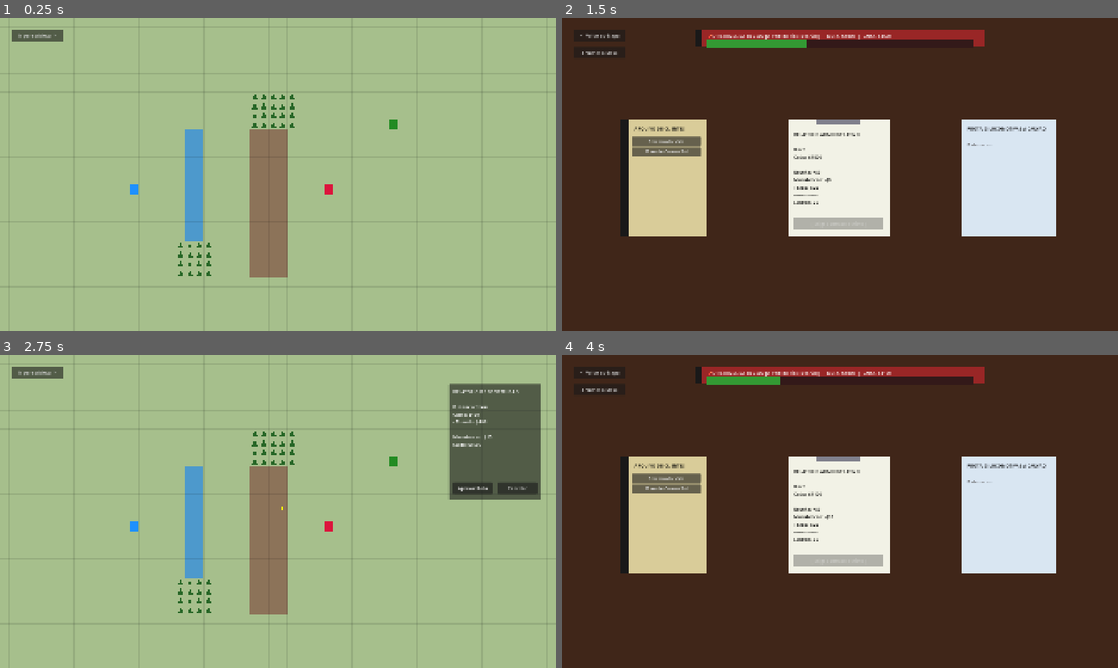
Above: before the commit, frames 1-4 (two rows, left to right).
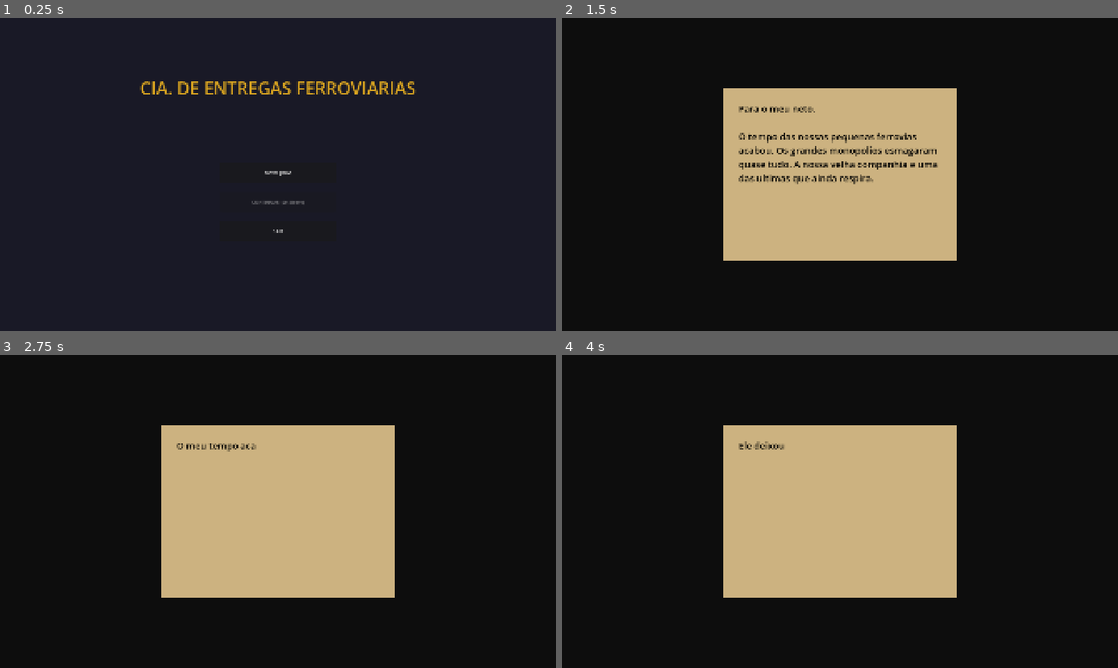
Above: after the commit, the same moments.

Repository: jonathanhenriques/Entregas_Ferroviarias
Game: Godot game, scene res://Main.tscn
Same seed, same stepped clock (60 frames per second), same inputs: the game is played once before the commit and once after it. The project has no main scene, so this scene is started directly.
Inputs (mouse positions are in pixels of both pictures, inside the frame that each line leads up to):
- Up to frame 1 (0.25 s): no input
- Up to frame 2 (1.5 s): click (840, 174) at 0.5 s, where only the run after the commit has a clickable "NOVO JOGO"; click (600, 36) at 1.25 s, where only the run before the commit has a clickable "Ir para a Mesa ->"
- Up to frame 3 (2.75 s): click (38, 373) at 2 s, where only the run before the commit has a clickable "<- Voltar ao Mapa"
- Up to frame 4 (4 s): click (1034, 489) at 2.75 s, where only the run before the commit has a clickable "Aprovar Rota"; click (600, 373) at 3.5 s, where only the run before the commit has a clickable "Ir para a Mesa ->"

The runs differ from the first frame. In frame 1, 100% of the frame differs, in the area x 0-100%, y 0-100%; in frame 2, 99%; in frame 3, 100%; in frame 4, 99%.

Commit message:
impl menu inicial do jogo. carta introdutória para o player com a história do jogo

Diff:
--- a/Main.gd
+++ b/Main.gd
@@ -10,18 +10,159 @@
 var btn_esc_quit: Button
 var is_esc_open: bool = false
 
+# =======================================
+# NOVO: MENU PRINCIPAL E CARTA DE INTRO
+# =======================================
+var menu_layer: CanvasLayer
+var letter_layer: CanvasLayer
+var letter_label: Label
+var letter_bg: ColorRect
+
+var intro_texts: Array[String] = [
+	"Para o meu neto.\n\nO tempo das nossas pequenas ferrovias acabou. Os grandes monopolios esmagaram quase tudo. A nossa velha companhia e uma das ultimas que ainda respira.",
+	"O meu tempo acabou, mas as cidades ainda precisam de nos. O Bear, o meu velho socio, vai precisar de ti para manter os trens a andar. Nao e um trabalho bonito, mas e vital.",
+	"Ele deixou os papeis na tua mesa.\n\nA partir de hoje, o peso dos trilhos e teu.\n\nBoa sorte."
+]
+var current_intro_page: int = 0
+var is_letter_typing: bool = false
+var letter_char_index: int = 0
+var letter_fast_forward: bool = false
+
 func _ready() -> void:
 	map_node = $MapView
 	desk_node = $DeskView
 
-	if GameManager.start_in_world_map:
-		go_to_map()
+	map_node.visible = false
+	desk_node.visible = false
+
+	_setup_esc_menu()
+	_setup_main_menu()
+	_setup_intro_letter()
+
+	GameManager.game_over.connect(_on_game_over)
+
+	# Inicia o jogo no Menu Principal
+	menu_layer.visible = true
+
+func _setup_main_menu() -> void:
+	menu_layer = CanvasLayer.new()
+	menu_layer.layer = 400
+	add_child(menu_layer)
+
+	var bg = ColorRect.new()
+	bg.color = Color(0.1, 0.1, 0.15)
+	bg.set_anchors_preset(Control.PRESET_FULL_RECT)
+	menu_layer.add_child(bg)
+
+	var title = Label.new()
+	title.text = "CIA. DE ENTREGAS FERROVIARIAS"
+	title.add_theme_font_size_override("font_size", 60)
+	title.add_theme_color_override("font_color", Color.GOLDENROD)
+	title.position = Vector2(0, 200)
+	title.size = Vector2(1920, 100)
+	title.horizontal_alignment = HORIZONTAL_ALIGNMENT_CENTER
+	menu_layer.add_child(title)
+
+	var start_x = 960 - 200
+
+	var btn_new = Button.new()
+	btn_new.text = "NOVO JOGO"
+	btn_new.position = Vector2(start_x, 500)
+	btn_new.size = Vector2(400, 70)
+	btn_new.pressed.connect(_on_btn_new_game_pressed)
+	menu_layer.add_child(btn_new)
+
+	var btn_continue = Button.new()
+	btn_continue.text = "CONTINUAR (Em Breve)"
+	btn_continue.position = Vector2(start_x, 600)
+	btn_continue.size = Vector2(400, 70)
+	btn_continue.disabled = true
+	menu_layer.add_child(btn_continue)
+
+	var btn_quit = Button.new()
+	btn_quit.text = "SAIR"
+	btn_quit.position = Vector2(start_x, 700)
+	btn_quit.size = Vector2(400, 70)
+	btn_quit.pressed.connect(_on_btn_esc_quit_pressed)
+	menu_layer.add_child(btn_quit)
+
+func _setup_intro_letter() -> void:
+	letter_layer = CanvasLayer.new()
+	letter_layer.layer = 350
+	add_child(letter_layer)
+
+	letter_bg = ColorRect.new()
+	letter_bg.color = Color(0.05, 0.05, 0.05, 1.0)
+	letter_bg.set_anchors_preset(Control.PRESET_FULL_RECT)
+	letter_layer.add_child(letter_bg)
+
+	var paper = ColorRect.new()
+	paper.color = Color(0.8, 0.7, 0.5) # Cor de papel velho
+	paper.size = Vector2(800, 600)
+	paper.position = Vector2(560, 240)
+	letter_bg.add_child(paper)
+
+	letter_label = Label.new()
+	letter_label.position = Vector2(50, 50)
+	letter_label.size = Vector2(700, 500)
+	letter_label.autowrap_mode = TextServer.AUTOWRAP_WORD_SMART
+	letter_label.add_theme_font_size_override("font_size", 32)
+	letter_label.add_theme_color_override("font_color", Color.BLACK)
+	paper.add_child(letter_label)
+
+	var click_catcher = Control.new()
+	click_catcher.set_anchors_preset(Control.PRESET_FULL_RECT)
+	click_catcher.gui_input.connect(_on_letter_input)
+	letter_layer.add_child(click_catcher)
+
+	letter_layer.visible = false
+
+func _on_btn_new_game_pressed() -> void:
+	GameManager.reset_game()
+	menu_layer.visible = false
+	_start_intro_letter()
+
+func _start_intro_letter() -> void:
+	letter_layer.visible = true
+	current_intro_page = 0
+	_play_letter_page()
+
+func _play_letter_page() -> void:
+	letter_char_index = 0
+	letter_label.text = ""
+	is_letter_typing = true
+	letter_fast_forward = false
+	_type_letter_char()
+
+func _type_letter_char() -> void:
+	var full_text = intro_texts[current_intro_page]
+	if letter_fast_forward:
+		letter_label.text = full_text
+		is_letter_typing = false
+		return
+
+	if letter_char_index < full_text.length():
+		letter_label.text += full_text[letter_char_index]
+		letter_char_index += 1
+		await get_tree().create_timer(0.04).timeout
+		_type_letter_char()
 	else:
-		go_to_desk()
-
-	_setup_esc_menu()
-
-	GameManager.game_over.connect(_on_game_over)
+		is_letter_typing = false
+
+func _on_letter_input(event: InputEvent) -> void:
+	if event is InputEventMouseButton:
+		if event.button_index == MOUSE_BUTTON_LEFT:
+			if event.is_pressed():
+				if is_letter_typing:
+					letter_fast_forward = true
+				else:
+					current_intro_page += 1
+					if current_intro_page < intro_texts.size():
+						_play_letter_page()
+					else:
+						# Fim da introducao, abre a mesa
+						letter_layer.visible = false
+						go_to_desk()
 
 func go_to_map() -> void:
 	desk_node.visible = false
@@ -34,10 +175,11 @@
 	if is_esc_open: _toggle_esc_menu()
 
 func _unhandled_input(event: InputEvent) -> void:
+	if menu_layer.visible or letter_layer.visible: return
+
 	if event.is_action_pressed("ui_cancel"):
 		_toggle_esc_menu()
 
-	# RESTAURADO: Alternar entre telas com ESPAÇO
 	if event.is_action_pressed("ui_select") and not is_esc_open:
 		if map_node.visible:
 			go_to_desk()
@@ -97,11 +239,17 @@
 	esc_layer.visible = is_esc_open
 
 	if is_esc_open:
-		if map_node.visible: btn_esc_map.disabled = true; btn_esc_map.text = "[ NO MAPA ]"
-		else: btn_esc_desk.disabled = true; btn_esc_desk.text = "[ NA MESA ]"
+		if map_node.visible:
+			btn_esc_map.disabled = true
+			btn_esc_map.text = "[ NO MAPA ]"
+		else:
+			btn_esc_desk.disabled = true
+			btn_esc_desk.text = "[ NA MESA ]"
 	else:
-		btn_esc_map.disabled = false; btn_esc_map.text = "VOLTAR AO MAPA"
-		btn_esc_desk.disabled = false; btn_esc_desk.text = "VOLTAR À MESA"
+		btn_esc_map.disabled = false
+		btn_esc_map.text = "VOLTAR AO MAPA"
+		btn_esc_desk.disabled = false
+		btn_esc_desk.text = "VOLTAR À MESA"
 
 func _on_btn_esc_map_pressed() -> void: go_to_map()
 func _on_btn_esc_desk_pressed() -> void: go_to_desk()
